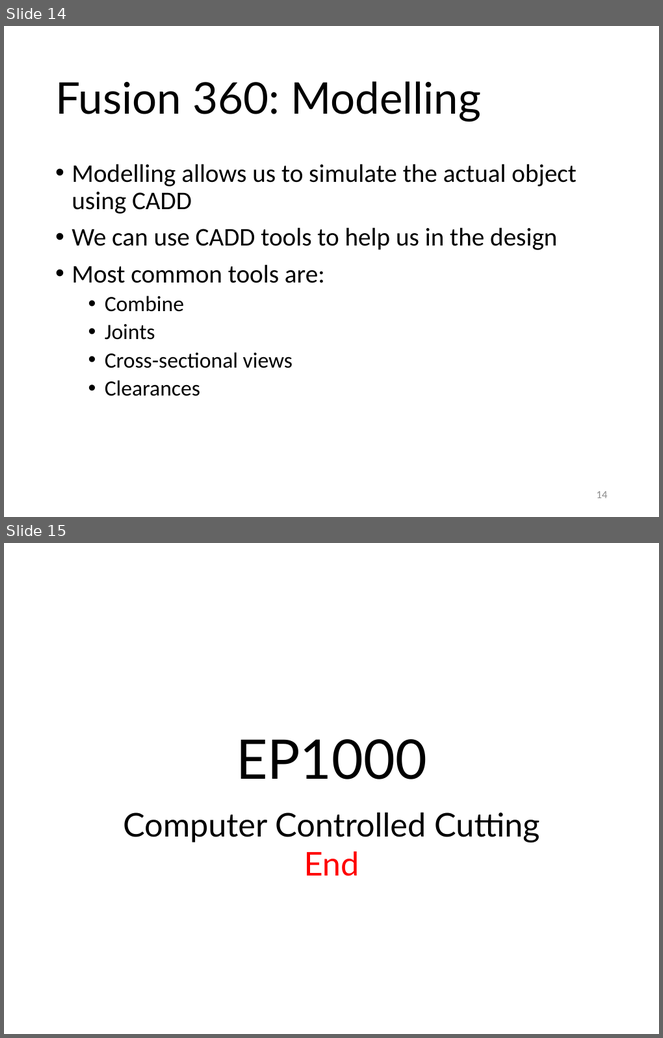
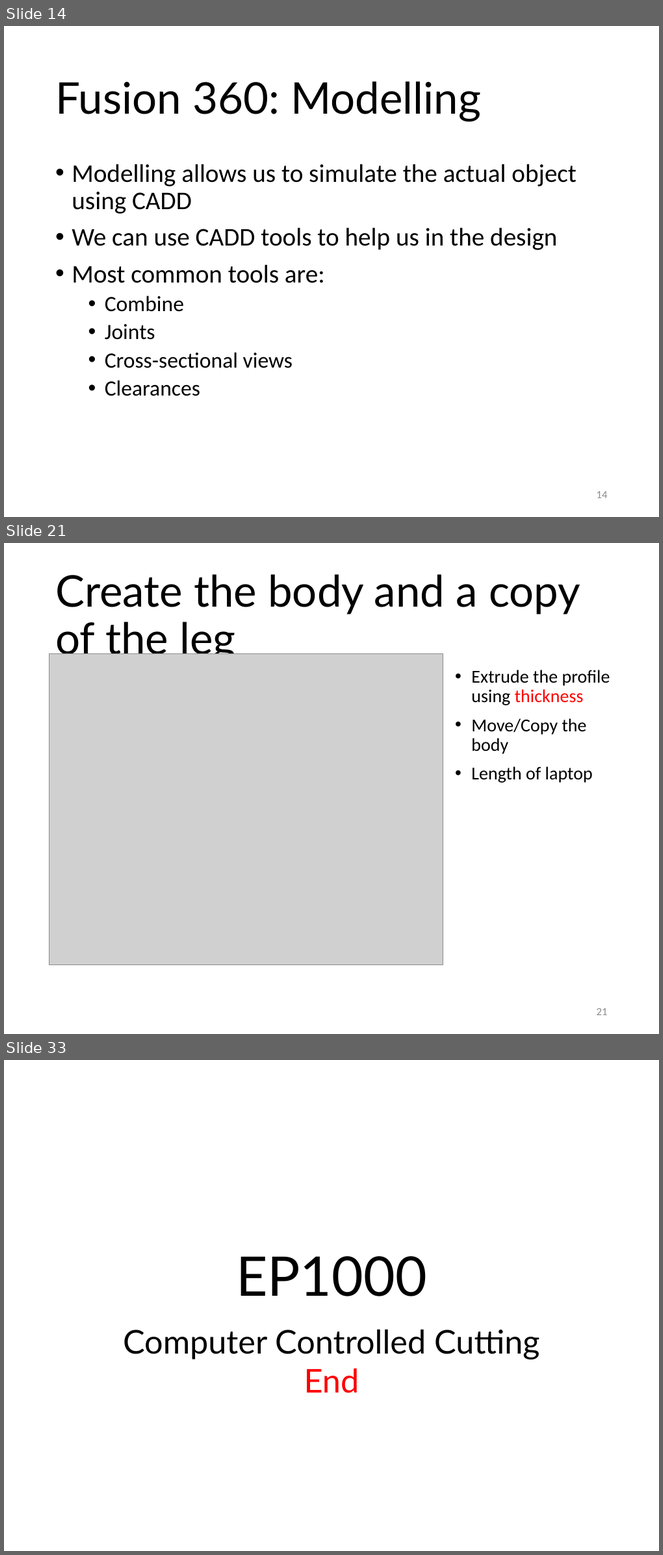
Before and after one commit to RDorville/digfab, a slide deck: presentations/ep1000_cutting/ep1000_cutting.pptx. Shown one above the other, each under a label of ours: slides 14 and 15 before the commit, slides 14, 21 and 33 after it; the slides between them are not shown. The pictures are 663x1038 and 663x1555 pixels, drawn with LibreOffice and Linux fonts; fonts in the diff are those of the drawing; grey boxes stand for pictures; background and template pictures are left out. Boxes give left, top, right and bottom in pixels: in the first picture for what was removed or moved away, otherwise in the second. Text is boxed around its words. In the diff, an @@ line names an element or a change of style, - is before the commit and + after.

```diff
--- a/presentations/ep1000_cutting/ep1000_cutting.pptx
+++ b/presentations/ep1000_cutting/ep1000_cutting.pptx
@@ slide 21 added at (4, 543, 659, 1034), background #FFFFFF @@
@@ title added at (55, 574, 581, 663), 48 pt, text #000000 @@
+Create the body and a copy of the leg
@@ picture added at (50, 654, 443, 965) @@
@@ text added at (471, 670, 610, 783), 20 pt, text #000000 @@
+• Extrude the profile using thickness
+• Move/Copy the body
+• Length of laptop
@@ page number added at (597, 1008, 608, 1016), 12 pt, text #8C8C8C @@
+21
@@ what was slide 15 is now slide 33 @@
```
Also in this commit, not shown: 17 other slides added, 24 other files.
